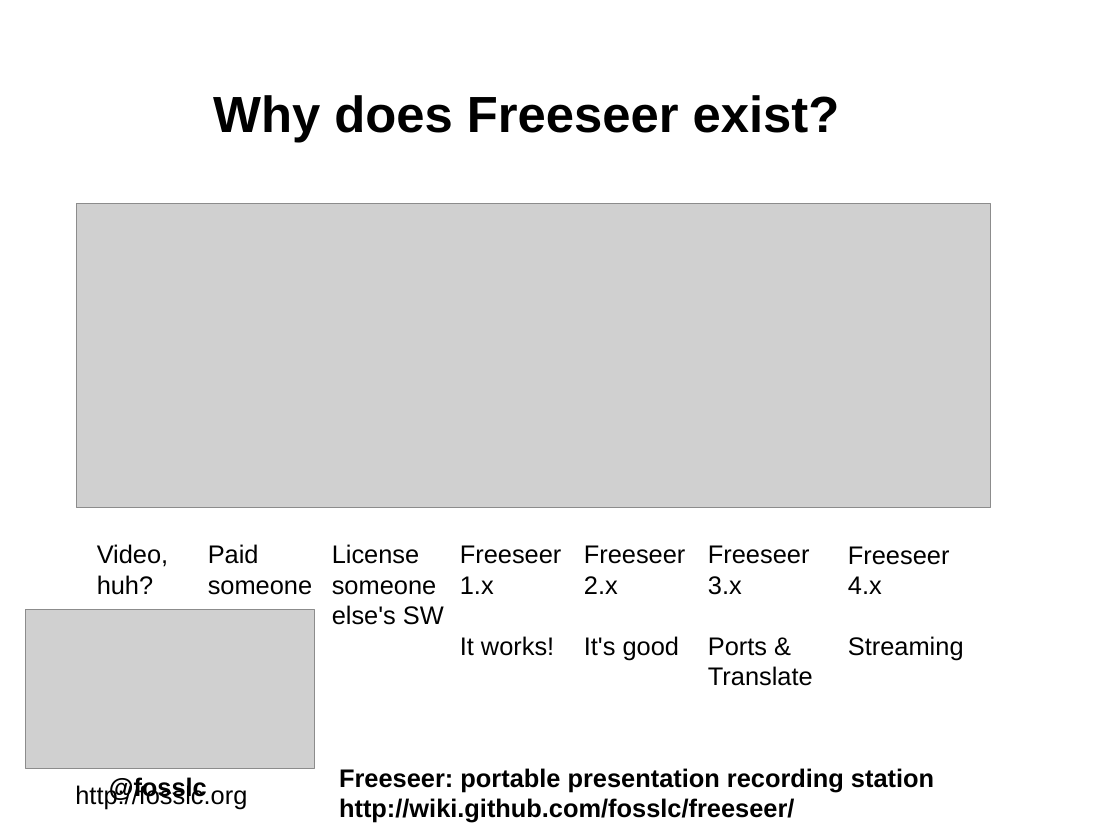
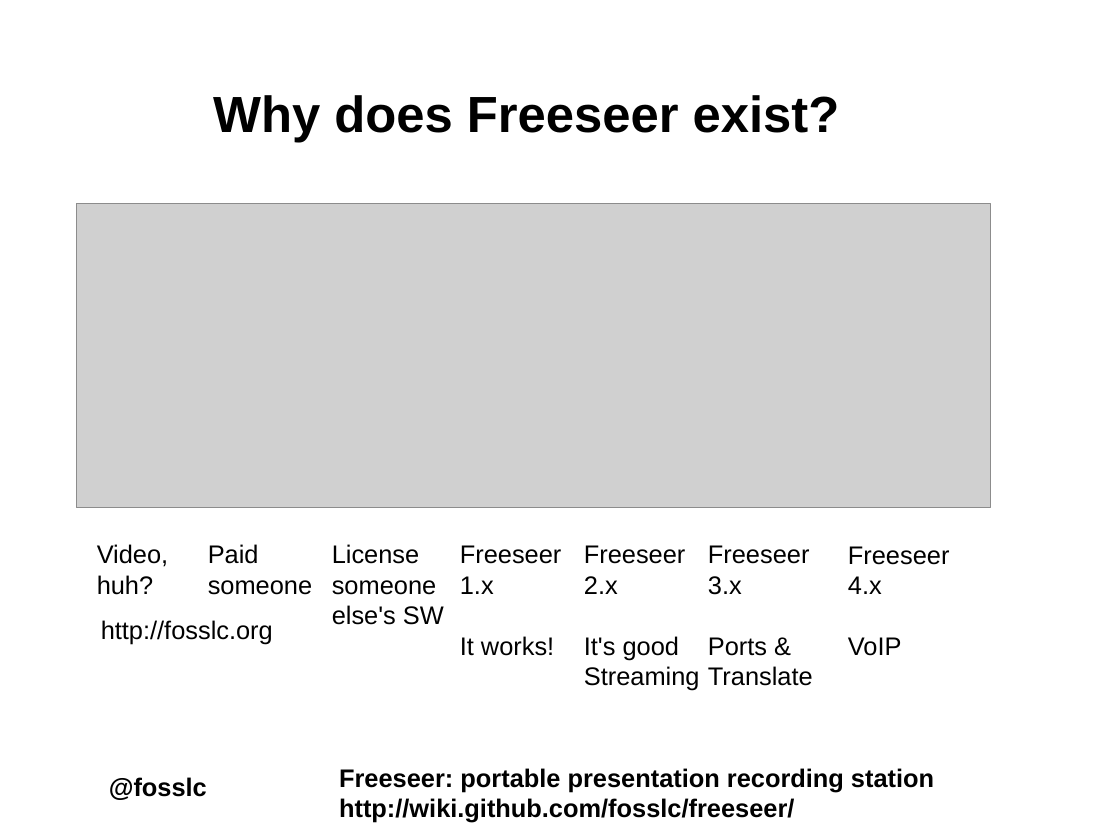
Before and after one commit to Freeseer/freeseer, a slide deck: slide 4 of docs/presentations/intro/freeseer_intro.odp. Drawn at 1120x840 pixels with LibreOffice and Linux fonts; fonts in the diff are those of the drawing; grey boxes stand for pictures; background and template pictures are left out. Boxes give left, top, right and bottom in pixels: in the first picture for what was removed or moved away, otherwise in the second. Text is boxed around its words. In the diff, an @@ line names an element or a change of style, - is before the commit and + after.

```diff
--- a/docs/presentations/intro/freeseer_intro.odp
+++ b/docs/presentations/intro/freeseer_intro.odp
@@ picture removed at (25,610,315,768) @@
@@ text "http://fosslc.org": place and size @@
-text "http://fosslc.org" at (75,783,247,809)
+text "http://fosslc.org" at (101,620,273,645)
@@ text at (848,637,902,656): text changed @@
-Streaming
+VoIP
@@ text at (584,666,700,691): paragraph added @@
+Streaming
```
Also in this commit, not shown: 4 other slides changed, 1 slide added.
